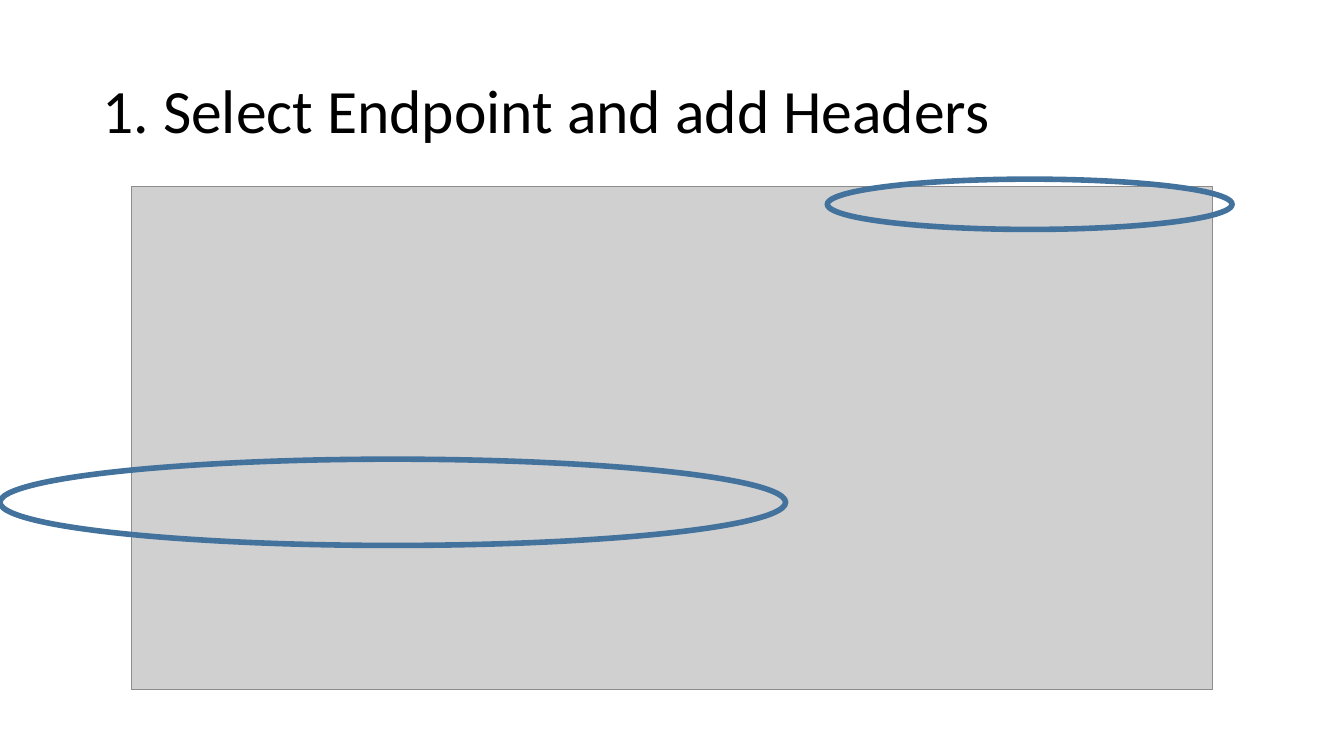
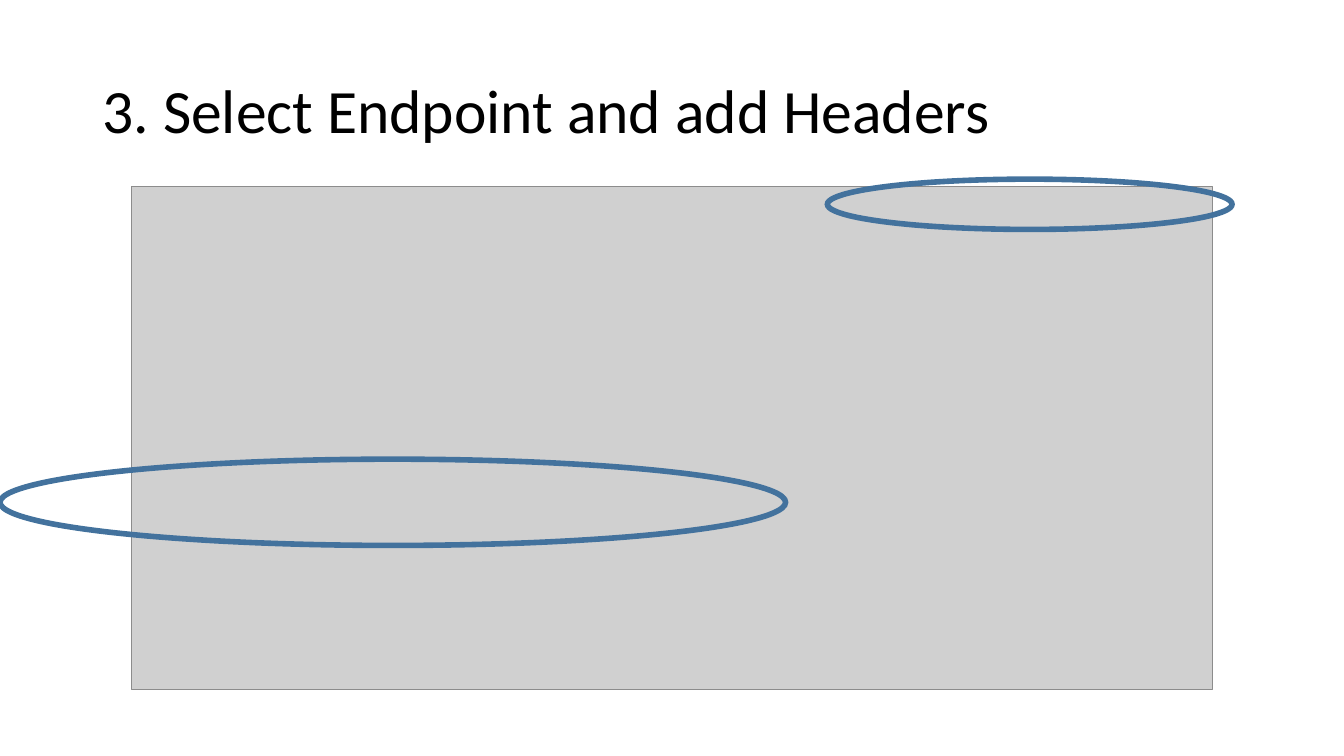
Before and after one commit to Healthedata1/Manual_Examples, a slide deck: slide 3 of Manual POST to Server.pptx (slide 1 before the commit). Drawn at 1344x756 pixels with LibreOffice and Linux fonts; fonts in the diff are those of the drawing; grey boxes stand for pictures. Boxes give left, top, right and bottom in pixels: in the first picture for what was removed or moved away, otherwise in the second. Text is boxed around its words. In the diff, an @@ line names an element or a change of style, - is before the commit and + after.

```diff
--- a/Manual POST to Server.pptx
+++ b/Manual POST to Server.pptx
@@ title at [102, 90, 989, 143]: text changed @@
-1. Select Endpoint and add Headers
+3. Select Endpoint and add Headers
```
Also in this commit, not shown: 2 other slides changed, 7 slides added.
